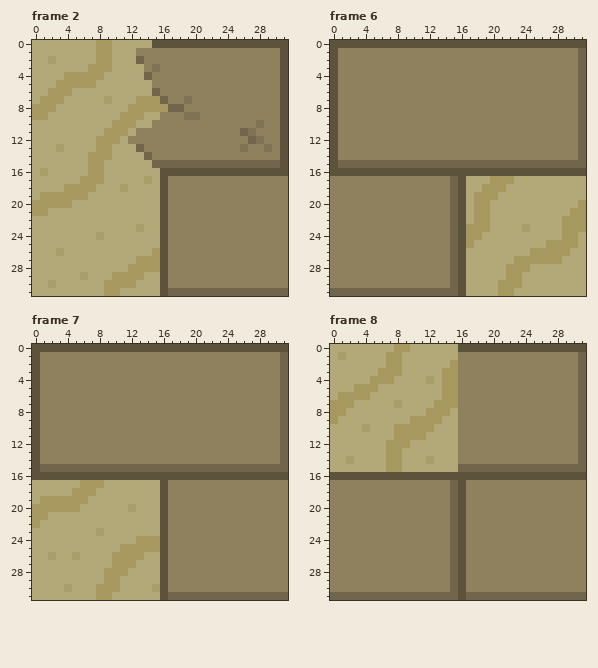
Two versions of one pixel-art file, Assets/Sprites/Environment/BoardBGTiles.aseprite. Above: the version before the commit.
32x32 pixels, 9 frames. Colours within 5 levels of each other are drawn and written as one. Shown: frame 2, frame 6, frame 7, frame 8. The commit also changed other frames, which this record leaves out.
Once edited:
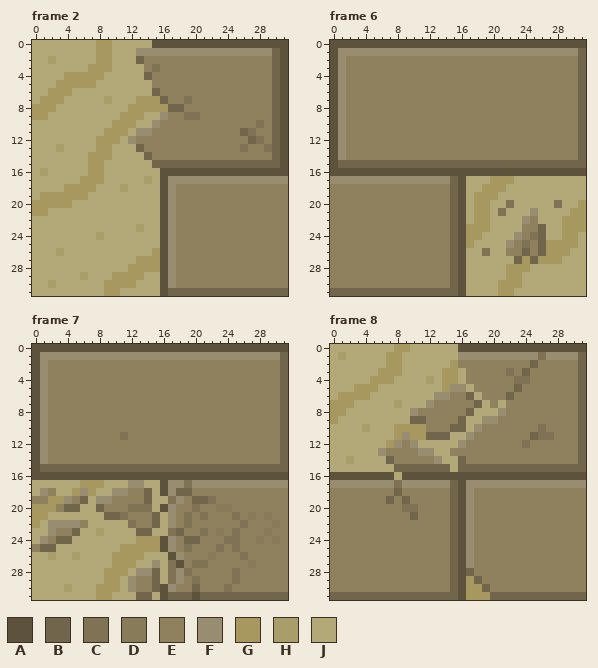
Palette (. is transparent): A #5d533d  B #71664b  C #807355  D #887b5a  E #8f815e  F #988c71  G #a6985e  H #a99d6a  J #b3a878
What changed:
Frame 2:
y 1: x 13..30 EEEEEEEEEEEEEEEEEE -> FFFFFFFFFFFFFFFFFB
y 2..8: x 30 E -> B
y 9: x 16 E -> F; x 30 E -> B
y 10: x 15 E -> F; x 30 E -> B
y 11: x 13..14 EE -> FF; x 30 E -> B
y 12: x 12 E -> F; x 30 E -> B
y 13..14: x 30 E -> B
y 17: x 17..31 EEEEEEEEEEEEEEE -> FFFFFFFFFFFFFFF
y 18..30: x 17 E -> F
Frame 6:
y 1: x 1..30 EEEEEEEEEEEEEEEEEEEEEEEEEEEEEE -> FFFFFFFFFFFFFFFFFFFFFFFFFFFFFF
y 2..14: x 1 E -> F
y 17: x 0..14 EEEEEEEEEEEEEEE -> FFFFFFFFFFFFFFF
y 20: x 22 J -> C; x 28 J -> C
y 21: x 21 J -> C; x 25 J -> F
y 22: x 24..25 JJ -> FE
y 23: x 24..26 HJJ -> EEB
y 24: x 23..26 JJJJ -> FECB
y 25: x 22..26 JJJJJ -> FECEB
y 26: x 19 J -> C; x 22..26 JJJGG -> EEBEB
y 27: x 23 G -> B; x 25 G -> B
Frame 7:
y 1: x 1..30 EEEEEEEEEEEEEEEEEEEEEEEEEEEEEE -> FFFFFFFFFFFFFFFFFFFFFFFFFFFFFF
y 2..10: x 1 E -> F
y 11: x 1 E -> F; x 11 E -> C
y 12..14: x 1 E -> F
y 17: x 12..13 JJ -> FF; x 17..31 EEEEEEEEEEEEEEE -> FFCFFFFFFFFFFFF
y 18: x 1..2 JJ -> FE; x 6 G -> F; x 10..14 JJJJJ -> FFEEB; x 17..19 EEE -> FBB
y 19: x 0..1 JG -> EE; x 4..6 GGG -> FEB; x 8..14 JJJJJJJ -> FFEEEEB; x 16..18 AEE -> JCF; x 20..22 EEE -> BBC
y 20: x 3..5 GGG -> EBB; x 8..14 JJJJHJJ -> BEEECCC; x 17 E -> F; x 20 E -> C; x 23..24 EE -> DD
y 21: x 9..17 JJJJJJJAE -> BBCEEEBJF; x 19 E -> C; x 21 E -> C; x 25 E -> C; x 27 E -> D; x 29 E -> D
y 22: x 2..6 JJJJJ -> FFFFE; x 12..17 JJJJAE -> CEEBJF; x 19 E -> C; x 26 E -> C; x 30 E -> D
y 23: x 2..5 JJJJ -> FEEB; x 13..14 JJ -> BB; x 16..18 AEE -> JCB; x 21 E -> C; x 23 E -> D; x 25 E -> C; x 29 E -> D
y 24: x 1..4 JJJJ -> FEBB; x 17 E -> F; x 19..20 EE -> BB; x 24..25 EE -> CC; x 28 E -> D; x 30 E -> D
y 25: x 0..2 JJJ -> EBB; x 17 E -> F; x 19 E -> C; x 23 E -> C; x 25 E -> C
y 26: x 16..18 AEE -> JAF; x 22 E -> D; x 26 E -> C
y 27: x 15..18 JAEE -> FJCA; x 20..21 EE -> CC; x 27 E -> D
y 28: x 13..19 JJJAEEE -> FFBJCFC; x 25 E -> C
y 29: x 12..18 JJJJAEE -> FEEBJCF; x 20 E -> C; x 25 E -> C
y 30: x 12..15 JJJH -> FEEB; x 17 E -> F; x 20 E -> B; x 24 E -> C
y 31: x 13..14 JJ -> BB; x 20 B -> A
Frame 8:
y 1: x 16..30 EEEEEEEEEEEEEEE -> FFFFFFFFFFCFFFF
y 2: x 25 E -> B
y 3: x 16 E -> J; x 22 E -> C; x 24 E -> B
y 4: x 16 E -> J; x 23..24 EE -> CC
y 5: x 15..17 GEE -> FFJ; x 23 E -> B
y 6: x 13..15 JGG -> FFE; x 17..18 EE -> BJ; x 22 E -> B
y 7: x 12..15 JGGG -> FEEE; x 18..19 EE -> BJ; x 21 E -> J
y 8: x 10..15 JJGGGJ -> FEEEEE; x 17..21 EEEEE -> BJJJF
y 9: x 10..20 GGGGJJEEEEE -> BBEEEEBJJFF
y 10: x 12..18 GJJJEEE -> EEEBBJF; x 26 E -> C
y 11: x 9 G -> F; x 12..14 JJJ -> BBB; x 16..17 EE -> JF; x 25..27 EEE -> BCC
y 12: x 8..10 GGJ -> FEF; x 16 E -> F; x 24 E -> C
y 13: x 6..12 JGGJJJJ -> FEEEEFF; x 15 J -> E
y 14: x 7..13 GGJJJHJ -> BEEEEEF; x 16 E -> B
y 15: x 7..14 GGJJJJJJ -> JBBBBBBB
y 16: x 8 A -> J
y 17: x 0..14 EEEEEEEEEEEEEEE -> FFFFFFFFCFFFFFF; x 17..31 EEEEEEEEEEEEEEE -> FFFFFFFFFFFFFFF
y 18: x 8 E -> B; x 17 E -> F
y 19: x 7 E -> B; x 9 E -> B; x 17 E -> F
y 20: x 9..10 EE -> CC; x 17 E -> F
y 21: x 10 E -> B; x 17 E -> F
y 22..27: x 17 E -> F
y 28: x 17 E -> B
y 29: x 17..18 EE -> GB
y 30: x 17..19 EEE -> GGB
y 31: x 17..19 BBB -> GGG
Where, in picture pixels (left, top, right, bottom), the same in both pictures:
changed: (128, 48, 288, 288)
changed: (330, 48, 578, 184)
changed: (482, 200, 562, 264)
changed: (40, 352, 280, 464)
changed: (32, 480, 288, 600)
changed: (330, 352, 586, 600)
